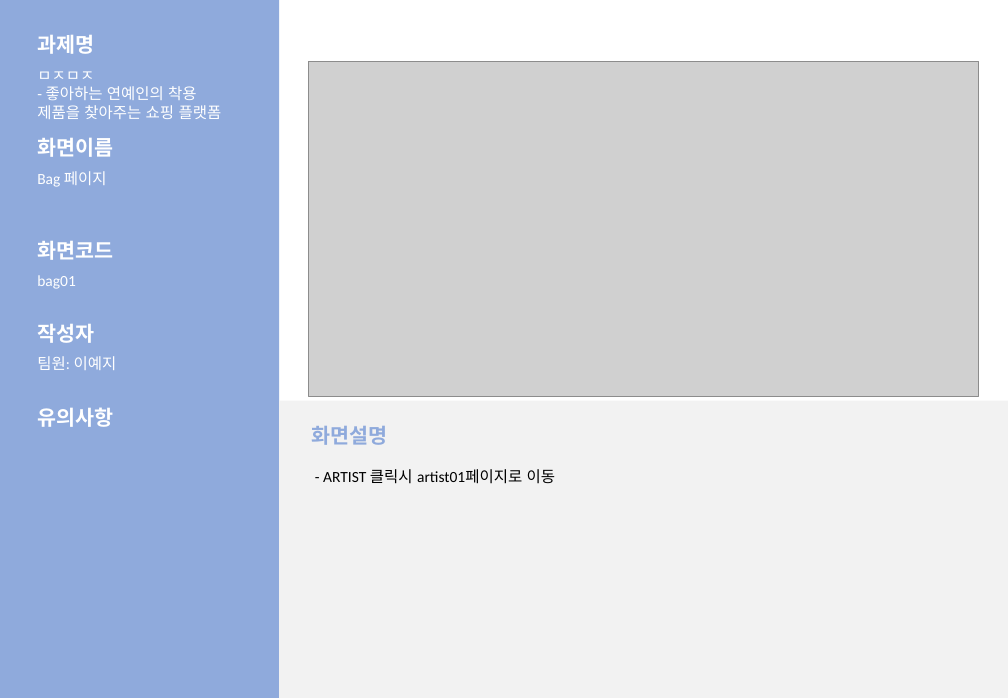
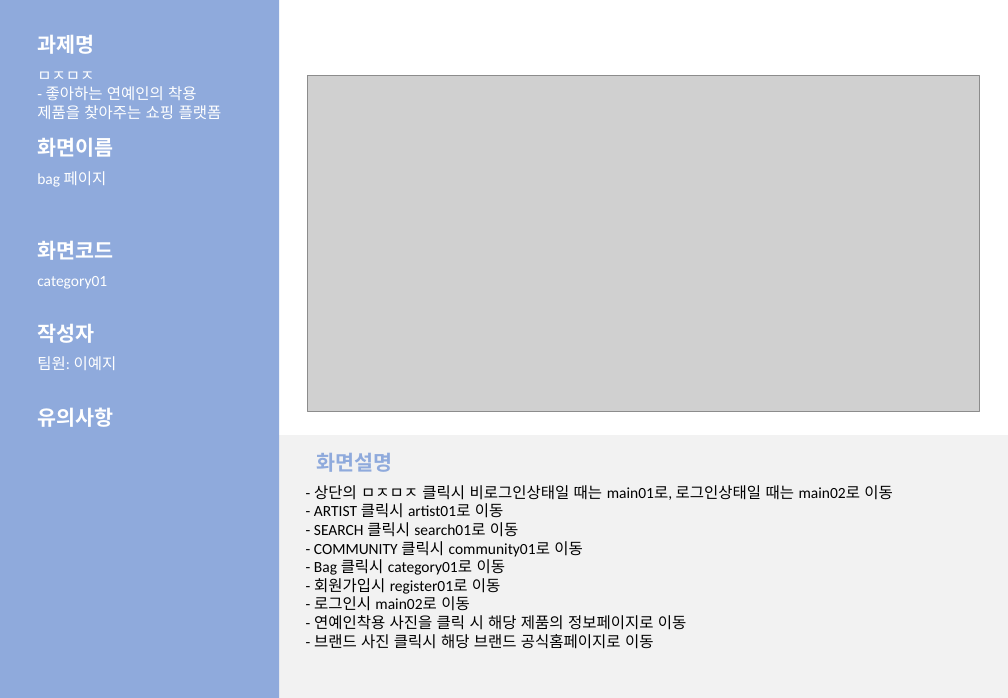
Before and after one commit to LeticiaKang/Project_Idol-Fandom-WebPlaform, a slide deck: slide 7 of 산출문서/화면설계서/화면설계서_서식(1조. HappyVirus).pptx. Drawn at 1008x698 pixels with LibreOffice and Linux fonts; fonts in the diff are those of the drawing; grey boxes stand for pictures. Boxes give left, top, right and bottom in pixels: in the first picture for what was removed or moved away, otherwise in the second. Text is boxed around its words. In the diff, an @@ line names an element or a change of style, - is before the commit and + after.

Commit message:
화면설계서
- 완성

```diff
--- a/산출문서/화면설계서/화면설계서_서식(1조. HappyVirus).pptx
+++ b/산출문서/화면설계서/화면설계서_서식(1조. HappyVirus).pptx
@@ picture: place and size @@
-picture at (308,61,979,396)
+picture at (307,75,980,411)
@@ text at (37,171,107,187): text changed @@
-Bag 페이지
+bag 페이지
@@ text at (37,276,107,289): text changed @@
-bag01
+category01
@@ rectangle "- 상단의 ㅁㅈㅁㅈ 클릭시 비로그인상태일 ...": place and size @@
-rectangle "- 상단의 ㅁㅈㅁㅈ 클릭시 비로그인상태일 ..." at (279,400,1008,698)
+rectangle "- 상단의 ㅁㅈㅁㅈ 클릭시 비로그인상태일 ..." at (279,436,1008,698)
@@ text "화면설명": place and size @@
-text "화면설명" at (311,426,387,445)
+text "화면설명" at (316,453,392,472)
@@ text removed at (323,469,555,484) @@
-- ARTIST 클릭시 artist01페이지로 이동
@@ text in rectangle at (314,485,892,649): text added @@
+- 상단의 ㅁㅈㅁㅈ 클릭시 비로그인상태일 때는 main01로, 로그인상태일 때는 main02로 이동
+- ARTIST 클릭시 artist01로 이동
+- SEARCH 클릭시 search01로 이동
+- COMMUNITY 클릭시 community01로 이동
+- Bag 클릭시 category01로 이동
+- 회원가입시 register01로 이동
+- 로그인시 main02로 이동
+- 연예인착용 사진을 클릭 시 해당 제품의 정보페이지로 이동
+- 브랜드 사진 클릭시 해당 브랜드 공식홈페이지로 이동
```
Also in this commit, not shown: 13 other slides changed.
